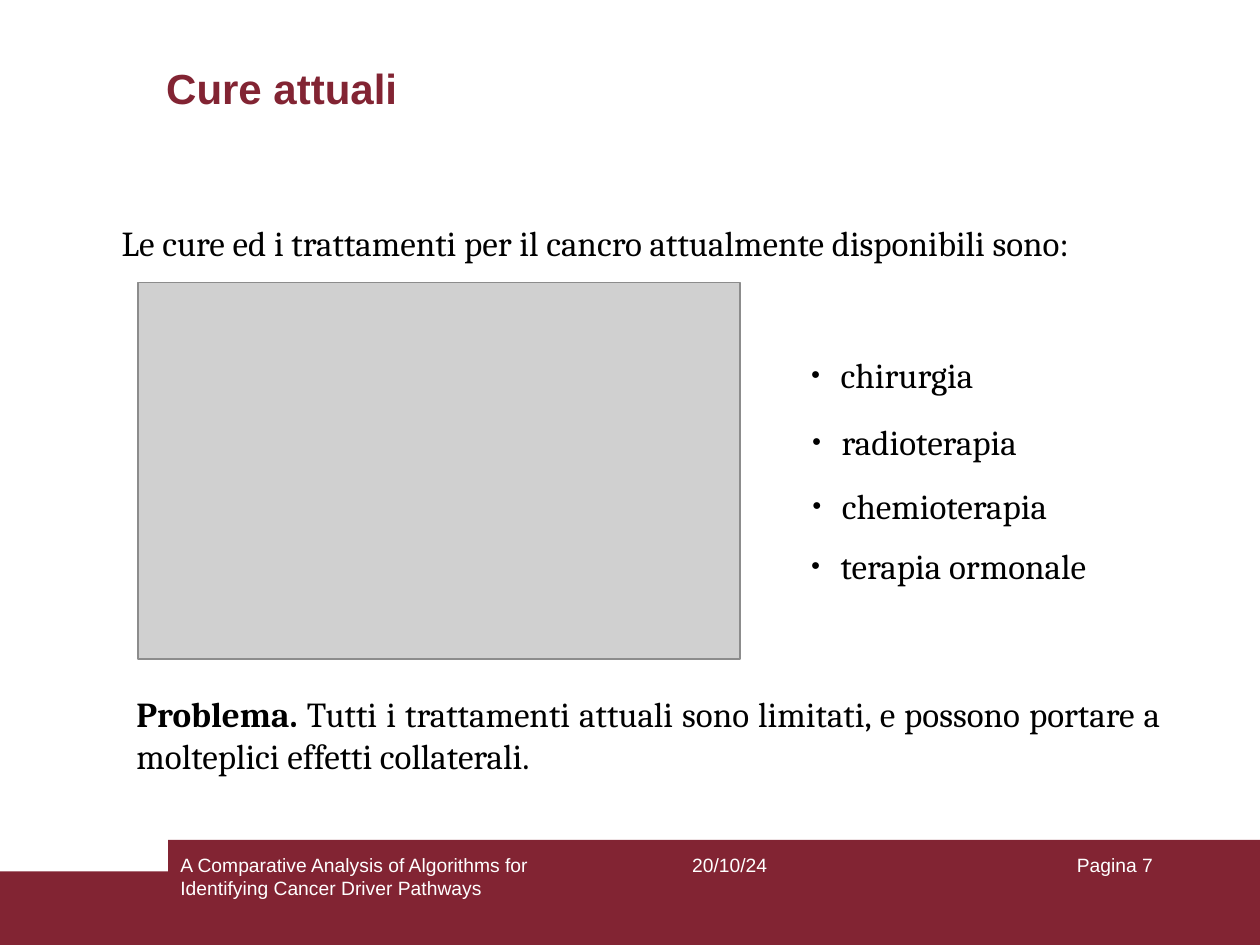
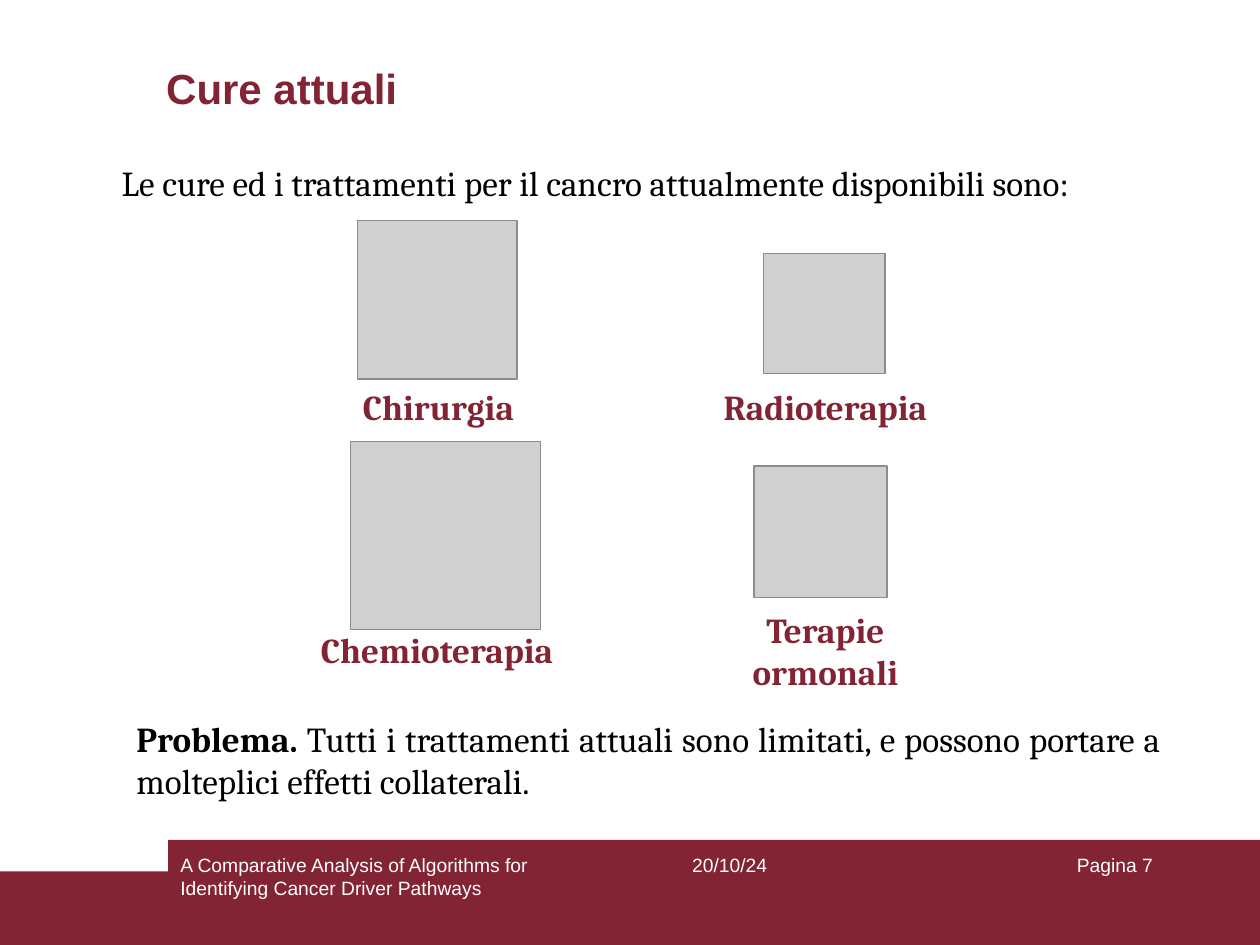
Before and after one commit to aflaag/bsc-thesis, a slide deck: slide 7 of presentation/slides.odp. Drawn at 1260x945 pixels with LibreOffice and Linux fonts; fonts in the diff are those of the drawing; grey boxes stand for pictures. Boxes give left, top, right and bottom in pixels: in the first picture for what was removed or moved away, otherwise in the second. Text is boxed around its words. In the diff, an @@ line names an element or a change of style, - is before the commit and + after.

```diff
--- a/presentation/slides.odp
+++ b/presentation/slides.odp
@@ text "Le cure ed i trattamenti ..." moved from (x1=122, y1=231, x2=1069, y2=264) to (x1=122, y1=171, x2=1069, y2=204) @@
@@ picture added at (x1=358, y1=220, x2=518, y2=379) @@
@@ picture added at (x1=764, y1=253, x2=885, y2=374) @@
@@ text at (x1=363, y1=395, x2=514, y2=428): text changed; text colour #000000 to #822433; bold on @@
-● chirurgia
+Chirurgia
@@ text at (x1=724, y1=395, x2=927, y2=428): text changed; text colour #000000 to #822433; bold on @@
-● radioterapia
+Radioterapia
@@ picture resized from (x1=137, y1=282, x2=740, y2=659) to (x1=350, y1=441, x2=541, y2=629) @@
@@ picture added at (x1=753, y1=466, x2=887, y2=598) @@
@@ text removed at (x1=841, y1=554, x2=1086, y2=587) @@
-● terapia ormonale
@@ text added at (x1=753, y1=618, x2=898, y2=686), 20 pt, text #822433, bold @@
+Terapie ormonali
@@ text at (x1=321, y1=638, x2=553, y2=671): text changed; text colour #000000 to #822433; bold on @@
-● chemioterapia
+Chemioterapia
@@ text "Problema. Tutti i trattamenti attuali ..." moved from (x1=136, y1=702, x2=1160, y2=777) to (x1=136, y1=727, x2=1160, y2=802) @@
```
Also in this commit, not shown: 16 other slides changed, 2 slides added, 2 slides removed, 26 other files.
